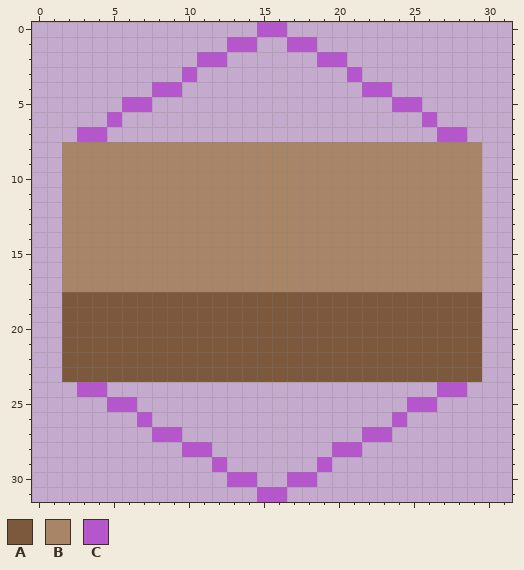
Two states of a pixel-art sprite, src/main/resources/graphics/wall3/wall3-w-e.png. This is how it looked before the edit.
The file is 32x32 pixels.
Palette (. is transparent): A #7c583c  B #a98568  C #b656cc
After:
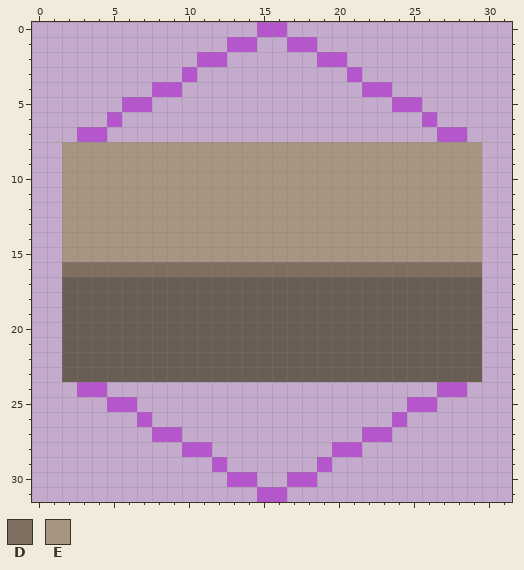
Colours new in this view: D #7e6f60  E #a79582
The exact change:
{"colour":"A","old":"#7c583c","new":"#695e53"}
{"y":8,"x":2,"old":"BBBBBBBBBBBBBBBBBBBBBBBBBBBB","new":"EEEEEEEEEEEEEEEEEEEEEEEEEEEE"}
{"y":9,"x":2,"old":"BBBBBBBBBBBBBBBBBBBBBBBBBBBB","new":"EEEEEEEEEEEEEEEEEEEEEEEEEEEE"}
{"y":10,"x":2,"old":"BBBBBBBBBBBBBBBBBBBBBBBBBBBB","new":"EEEEEEEEEEEEEEEEEEEEEEEEEEEE"}
{"y":11,"x":2,"old":"BBBBBBBBBBBBBBBBBBBBBBBBBBBB","new":"EEEEEEEEEEEEEEEEEEEEEEEEEEEE"}
{"y":12,"x":2,"old":"BBBBBBBBBBBBBBBBBBBBBBBBBBBB","new":"EEEEEEEEEEEEEEEEEEEEEEEEEEEE"}
{"y":13,"x":2,"old":"BBBBBBBBBBBBBBBBBBBBBBBBBBBB","new":"EEEEEEEEEEEEEEEEEEEEEEEEEEEE"}
{"y":14,"x":2,"old":"BBBBBBBBBBBBBBBBBBBBBBBBBBBB","new":"EEEEEEEEEEEEEEEEEEEEEEEEEEEE"}
{"y":15,"x":2,"old":"BBBBBBBBBBBBBBBBBBBBBBBBBBBB","new":"EEEEEEEEEEEEEEEEEEEEEEEEEEEE"}
{"y":16,"x":2,"old":"BBBBBBBBBBBBBBBBBBBBBBBBBBBB","new":"DDDDDDDDDDDDDDDDDDDDDDDDDDDD"}
{"y":17,"x":2,"old":"BBBBBBBBBBBBBBBBBBBBBBBBBBBB","new":"AAAAAAAAAAAAAAAAAAAAAAAAAAAA"}
{"label":"changed","picture_box":[62,142,482,382]}
